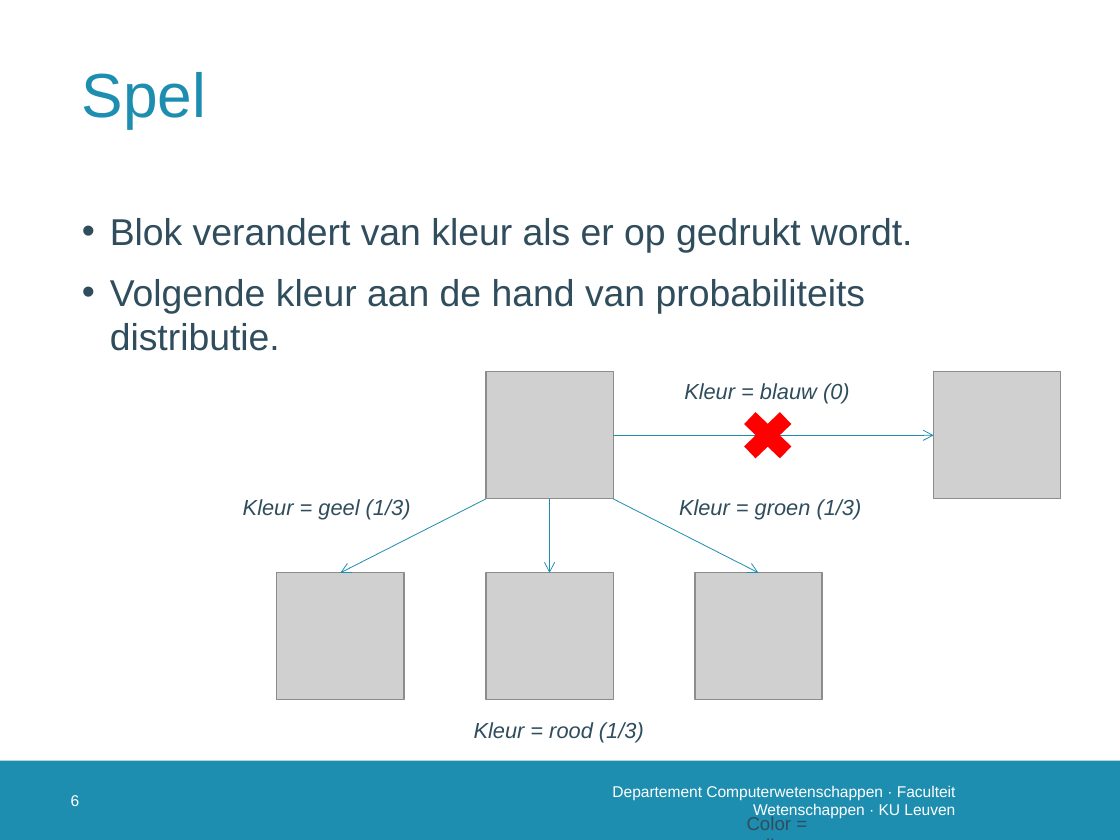
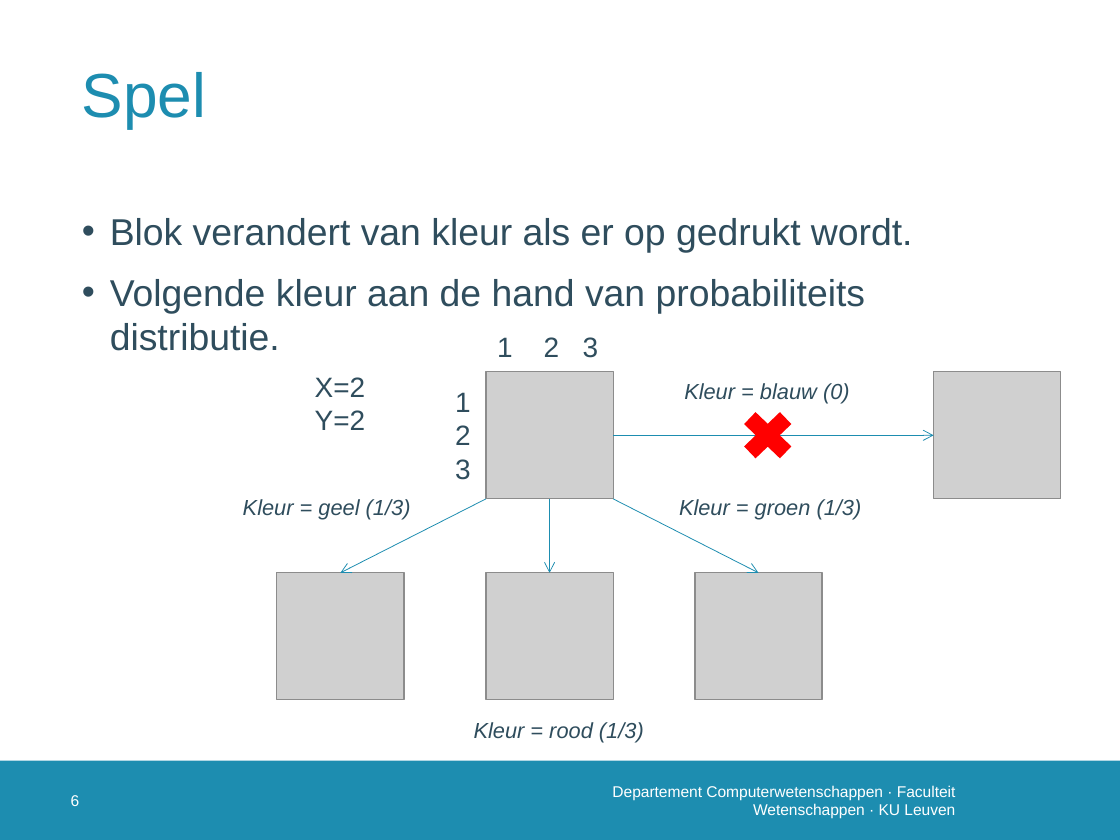
Before and after one commit to susverwimp/T208-Probabilistic-Programming-A-Case-Study, a slide deck: slide 7 of thesis/presentations/first/Probleemstellingv2.pptx. Drawn at 1120x840 pixels with LibreOffice and Linux fonts; fonts in the diff are those of the drawing; grey boxes stand for pictures; background and template pictures are left out. Boxes give left, top, right and bottom in pixels: in the first picture for what was removed or moved away, otherwise in the second. Text is boxed around its words. In the diff, an @@ line names an element or a change of style, - is before the commit and + after.

```diff
--- a/thesis/presentations/first/Probleemstellingv2.pptx
+++ b/thesis/presentations/first/Probleemstellingv2.pptx
@@ text added at <box>497,337,599,358</box>, 18 pt, text #2F4D5D @@
+1 2 3
@@ text added at <box>315,377,366,430</box>, 18 pt, text #2F4D5D @@
+X=2
+Y=2
@@ text added at <box>455,392,471,480</box>, 18 pt, text #2F4D5D @@
+1
+2
+3
@@ text removed at <box>747,816,792,830</box> @@
-Color = yellow
```
Also in this commit, not shown: 5 other slides changed.
